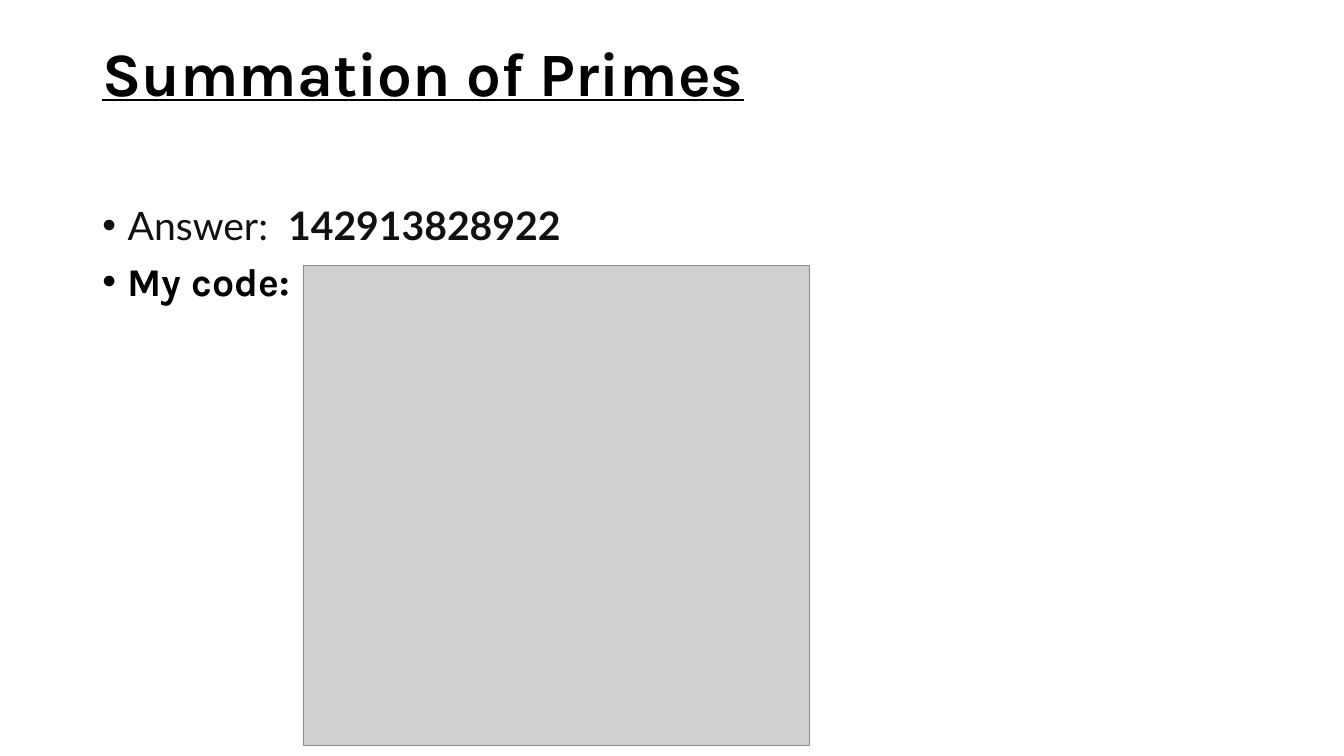
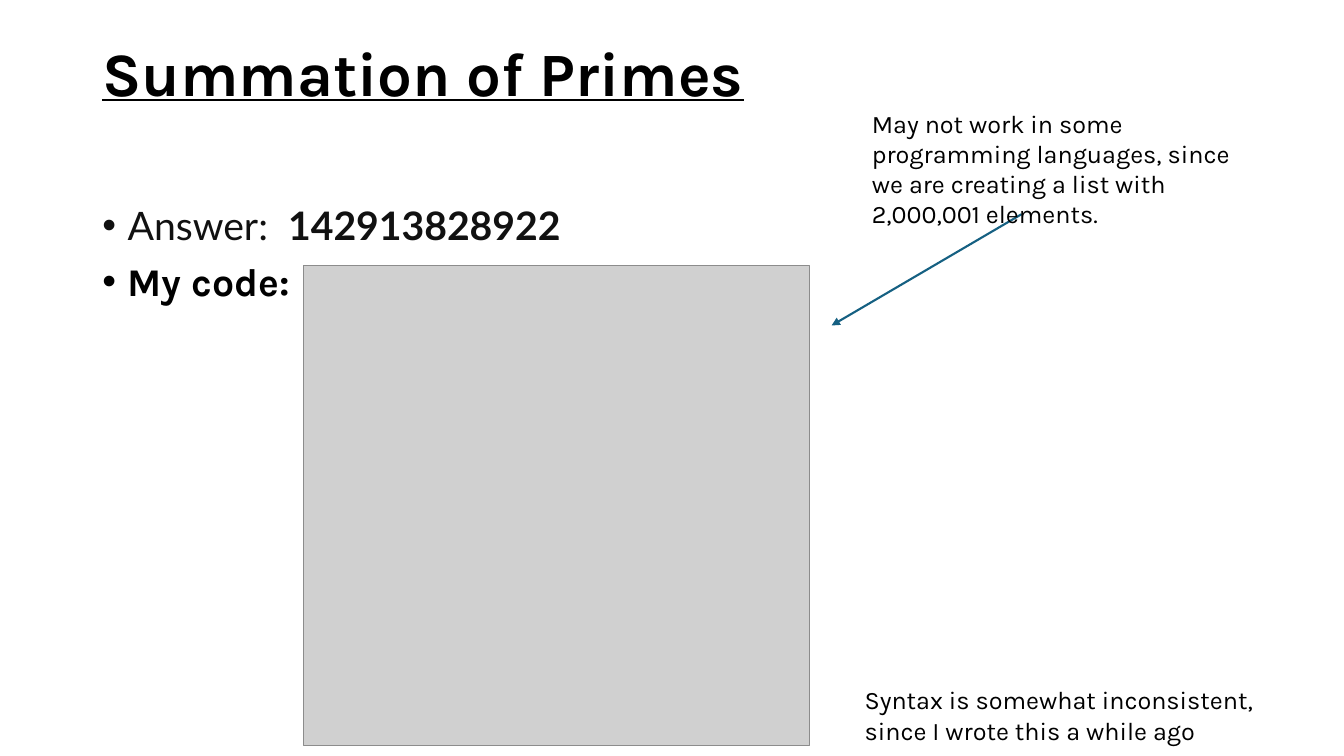
Before and after one commit to Pancake-Gang/temaCode, a slide deck: slide 8 of TEMA Coding.pptx. Drawn at 1344x756 pixels with LibreOffice and Linux fonts; fonts in the diff are those of the drawing; grey boxes stand for pictures. Boxes give left, top, right and bottom in pixels: in the first picture for what was removed or moved away, otherwise in the second. Text is boxed around its words. In the diff, an @@ line names an element or a change of style, - is before the commit and + after.

```diff
--- a/TEMA Coding.pptx
+++ b/TEMA Coding.pptx
@@ text added at (872, 115, 1230, 230), 18 pt, text #000000 @@
+May not work in some programming languages, since we are creating a list with 2,000,001 elements.
@@ arrow added from (1022, 214) to (832, 326), #156082 1.5 pt @@
@@ text added at (865, 691, 1253, 746), 18 pt, text #000000 @@
+Syntax is somewhat inconsistent, since I wrote this a while ago
```
Also in this commit, not shown: 2 other slides changed.
